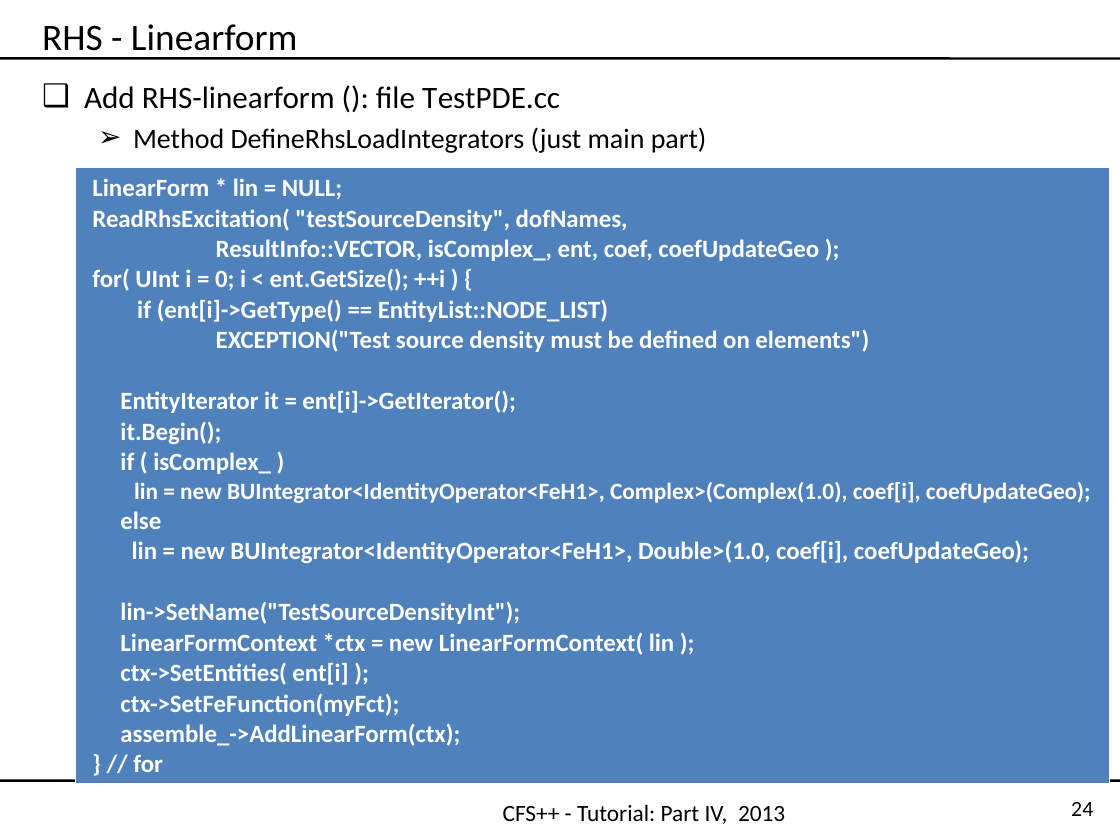
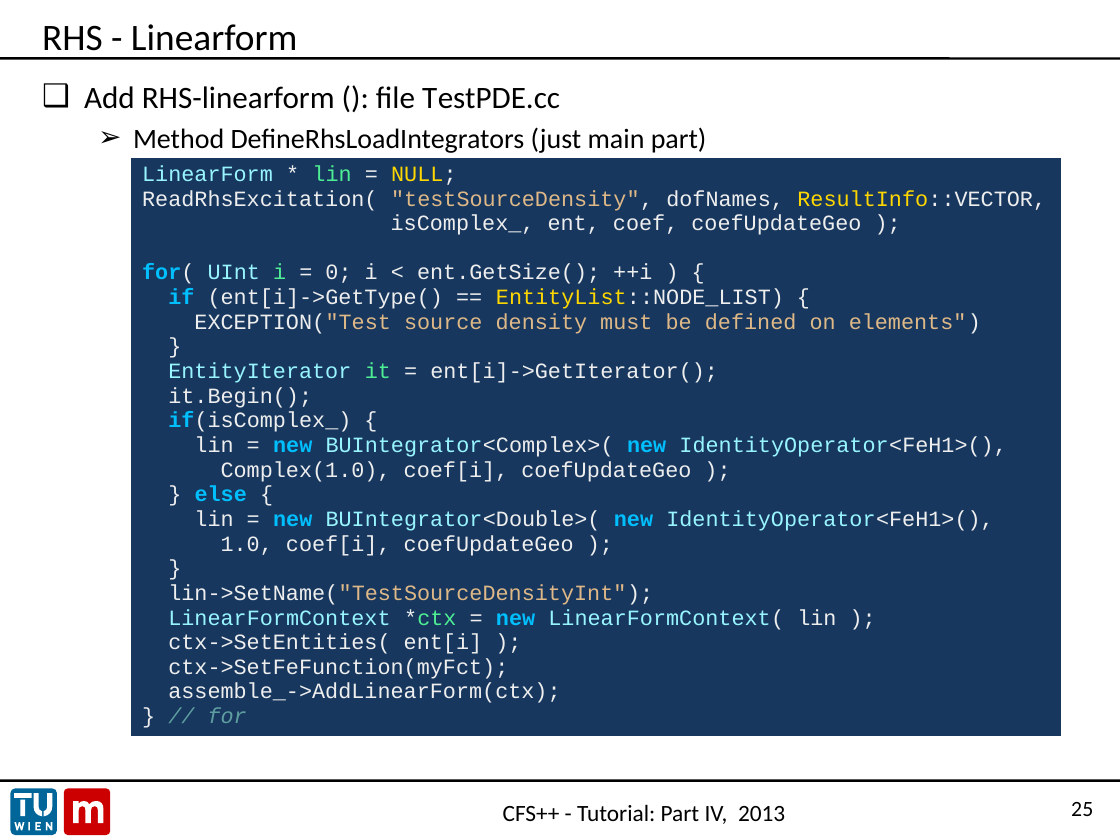
Before and after one commit to openCFS/cfs, a slide deck: slide 25 of share/doc/tutorial/CFS++_NewPDE.pptx (slide 24 before the commit). Drawn at 1120x840 pixels with LibreOffice and Linux fonts; fonts in the diff are those of the drawing; background and template pictures are left out. Boxes give left, top, right and bottom in pixels: in the first picture for what was removed or moved away, otherwise in the second. Text is boxed around its words. In the diff, an @@ line names an element or a change of style, - is before the commit and + after.

Commit message:
- Removed PDF versions of tutorial slides to save some more space. - Removed .msh file from acoustic tutorial example, since it can be regenerated using Gmsh. - Reduced size of CFS++_OverviewAndSimulation.pptx to one third, by:   - converting all bitmap images inside the presentation to PNG   - halfing their size by using pngquant (http://pngquant.org/)   - manually removing doublettes by changing the Powerpoint XML files. - Added syntax highlighting to code listings in slides by using Emacs   - M-x color-theme-dark-blue   - M-x htmlfontify-buffer   - set font to Courier New in generated HTML code   - save HTML to file and open in Internet Explorer   - Copy and paste into Powerpoint - Replaced some bitmap logos with vector versions to save space - Improved screenshots for Gmsh - Added slide about viewing mesh files with HDFView - Added some explanation about annotation tags showing up as context help in Oxygen.

```diff
--- a/share/doc/tutorial/CFS++_NewPDE.pptx
+++ b/share/doc/tutorial/CFS++_NewPDE.pptx
@@ table at bbox=[131, 158, 1062, 771] @@
@@ row 1, column 1: "LinearForm * lin = NULL; / ReadRhsExcitation( "testSourceDensity", dofNames, / ResultInfo::VECTOR, isComplex_, ent, coef, coefUpdateGeo ); / for( UInt i = 0; i < ent.GetSize(); ++i ) { / if (ent[i]->GetType() == EntityList::NODE_LIST) / EXCEPTION("Test source density must be defined on elements") / EntityIterator it = ent[i]->GetIterator(); / it.Begin(); / if ( isComplex_ ) / lin = new BUIntegrator<IdentityOperator<FeH1>, Complex>(Complex(1.0), coef[i], coefUpdateGeo); / else / lin = new BUIntegrator<IdentityOperator<FeH1>, Double>(1.0, coef[i], coefUpdateGeo); / lin->SetName("TestSourceDensityInt"); / LinearFormContext *ctx = new LinearFormContext( lin ); / ctx->SetEntities( ent[i] ); / ctx->SetFeFunction(myFct); / assemble_->AddLinearForm(ctx); / } // for" to "LinearForm * lin = NULL; / ReadRhsExcitation( "testSourceDensity", dofNames, ResultInfo::VECTOR, / isComplex_, ent, coef, coefUpdateGeo ); / for( UInt i = 0; i < ent.GetSize(); ++i ) { / if (ent[i]->GetType() == EntityList::NODE_LIST) { / EXCEPTION("Test source density must be defined on elements") / } / EntityIterator it = ent[i]->GetIterator(); / it.Begin(); / if(isComplex_) { / lin = new BUIntegrator<Complex>( new IdentityOperator<FeH1>(), / Complex(1.0), coef[i], coefUpdateGeo ); / } else { / lin = new BUIntegrator<Double>( new IdentityOperator<FeH1>(), / 1.0, coef[i], coefUpdateGeo ); / } / lin->SetName("TestSourceDensityInt"); / LinearFormContext *ctx = new LinearFormContext( lin ); / ctx->SetEntities( ent[i] ); / ctx->SetFeFunction(myFct); / assemble_->AddLinearForm(ctx); / } // for" @@
@@ fill #4F81BD to #17375E in row 1, column 1 @@
@@ borders changed @@
@@ table: place and size @@
-table at bbox=[76, 167, 1110, 776]
+table at bbox=[131, 158, 1062, 771]
@@ group added at bbox=[10, 788, 110, 836]: 12 freeform shapes @@
@@ page number at bbox=[1071, 802, 1093, 816]: text changed @@
-24
+25
```
Also in this commit, not shown: 23 other slides changed, 1 slide added, 9 other files.
